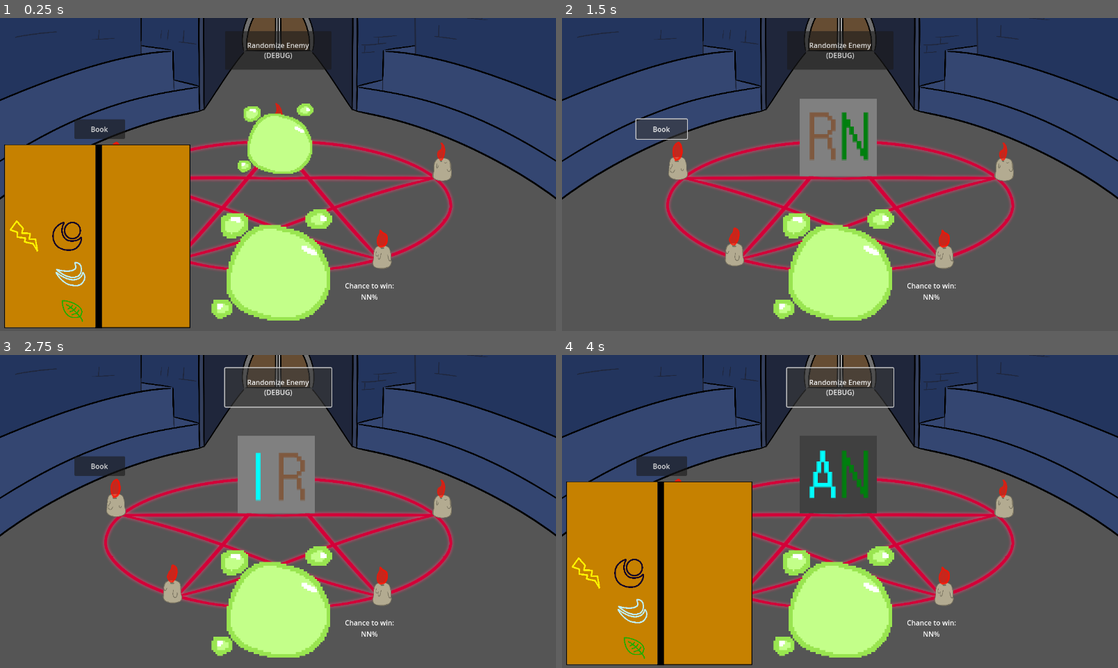
Above: before the commit, frames 1-4 (two rows, left to right).
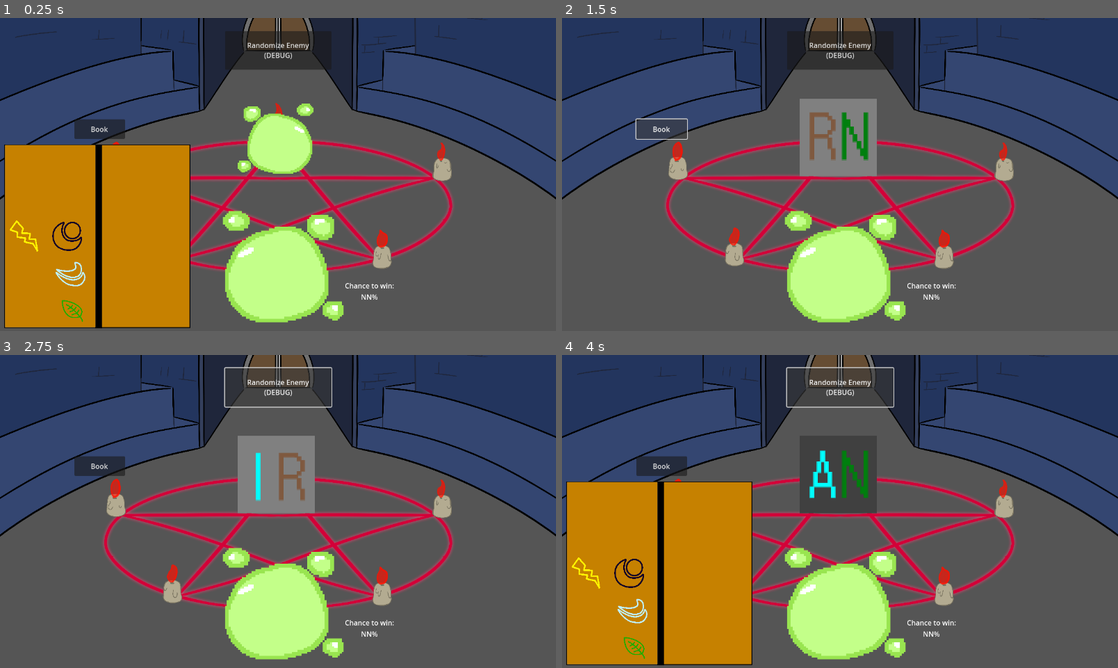
Above: after the commit, the same moments.

Repository: DigiDuncan/DPNJam1
Game: Godot game, scene res://main.tscn
The game is run twice, just before and just after one commit, with the same random seed, the same clock (stepped at 60 frames per second) and the same inputs.
Inputs:
- Up to frame 1 (0.25 s): no input
- Up to frame 2 (1.5 s): click "Randomize Enemy (DEBUG)" at 0.5 s; click "Book" at 1.25 s
- Up to frame 3 (2.75 s): click "Randomize Enemy (DEBUG)" at 2 s
- Up to frame 4 (4 s): click "Book" at 2.75 s; click "Randomize Enemy (DEBUG)" at 3.5 s

The runs differ from the first frame. In frame 1, 1.9% of the frame differs, in the area x 38-62%, y 61-98%; in frame 2, 1.9%; in frame 3, 1.9%; in frame 4, 1.9%.

Commit message:
flip our guy so they look different

Diff:
--- a/main.tscn
+++ b/main.tscn
@@ -383,8 +383,8 @@
 [node name="AllyMonster" type="Sprite2D" parent="Monsters"]
 texture_filter = 1
 material = SubResource("ShaderMaterial_y4ps2")
-position = Vector2(628, 564)
-scale = Vector2(4.41489, 4.41489)
+position = Vector2(650, 568)
+scale = Vector2(-4.415, 4.415)
 texture = ExtResource("13_ot1gd")
 hframes = 10
 vframes = 10
